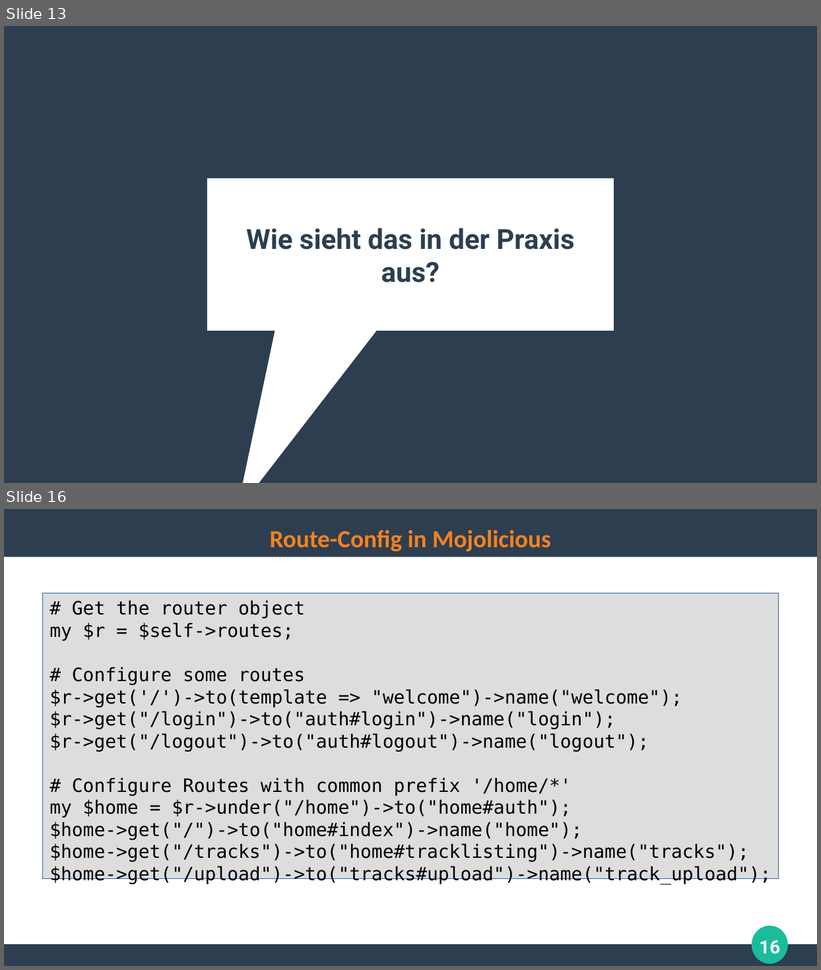
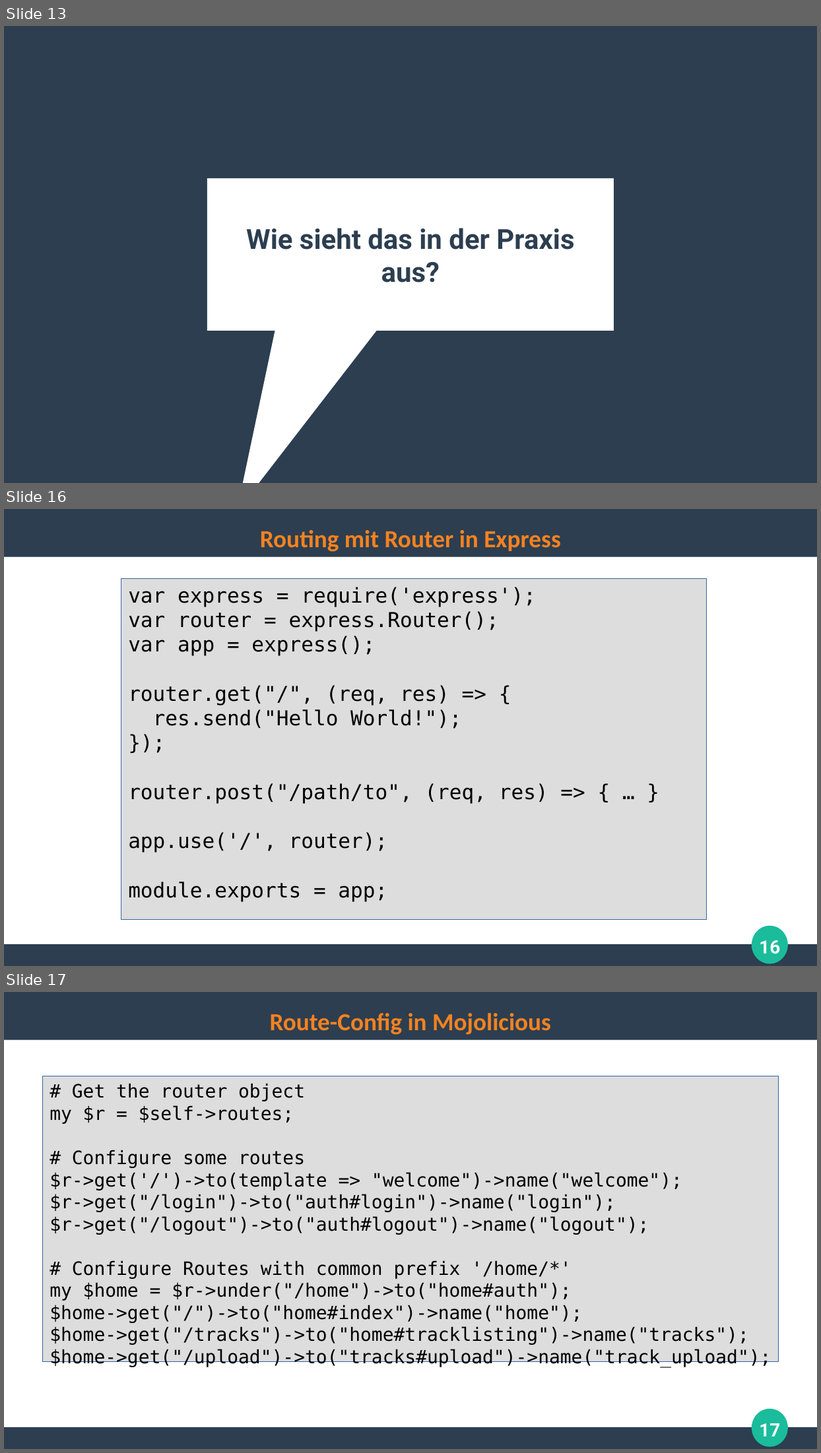
Before and after one commit to ghandmann/HS-AlbSig-WebAnwendungen2, a slide deck: Kapitel/04_WebFrameworks_1x1.odp. Shown one above the other, each under a label of ours: slides 13 and 16 before the commit, slides 13, 16 and 17 after it; the slides between them are not shown. The pictures are 821x970 and 821x1453 pixels, drawn with LibreOffice and Linux fonts; fonts in the diff are those of the drawing. Boxes give left, top, right and bottom in pixels: in the first picture for what was removed or moved away, otherwise in the second. Text is boxed around its words. In the diff, an @@ line names an element or a change of style, - is before the commit and + after.

Commit message:
remove jersey, integrate express

```diff
--- a/Kapitel/04_WebFrameworks_1x1.odp
+++ b/Kapitel/04_WebFrameworks_1x1.odp
@@ slide 16 added at <box>4,509,817,966</box>, background #FFFFFF; not listed: 3 template elements that a slide beside it also shows @@
@@ title added at <box>260,530,560,552</box>, 24 pt, text #F58220, bold @@
+Routing mit Router in Express
@@ rectangle added at <box>121,578,707,920</box>, fill #DDDDDD, outline #3465A4 0 pt, 20 pt, text #000000 @@
+var express = require('express');
+var router = express.Router();
+var app = express();
+router.get("/", (req, res) => {
+res.send("Hello World!");
+});
+router.post("/path/to", (req, res) => { … }
+app.use('/', router);
+module.exports = app;
@@ page number added at <box>759,941,780,955</box>, 18 pt, text #FFFFFF, bold @@
+16
@@ what was slide 16 is now slide 17 @@
@@ page number at <box>759,1424,780,1437</box>: text changed @@
-16
+17
```
Also in this commit, not shown: 1 slide changed, 5 other slides added, 4 slides removed.
